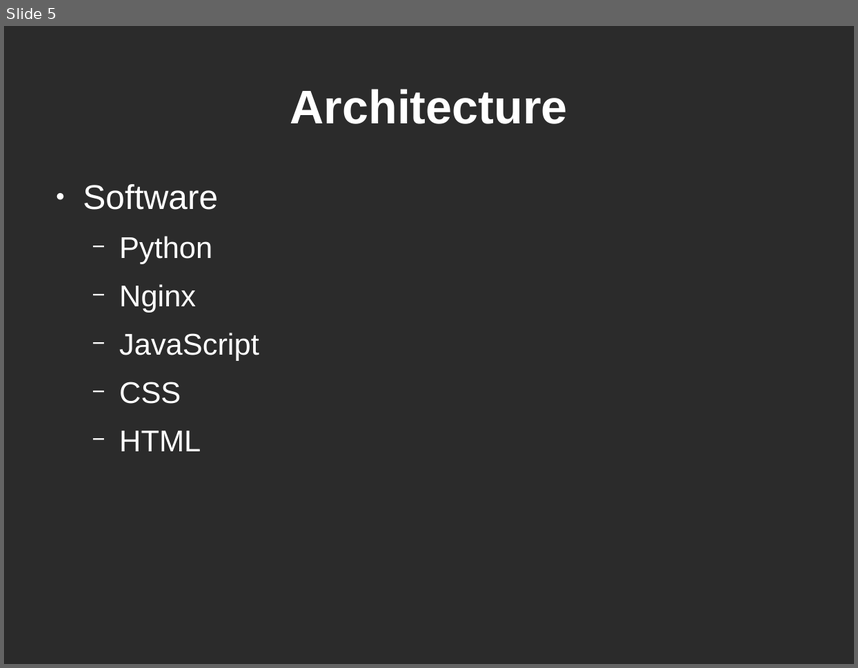
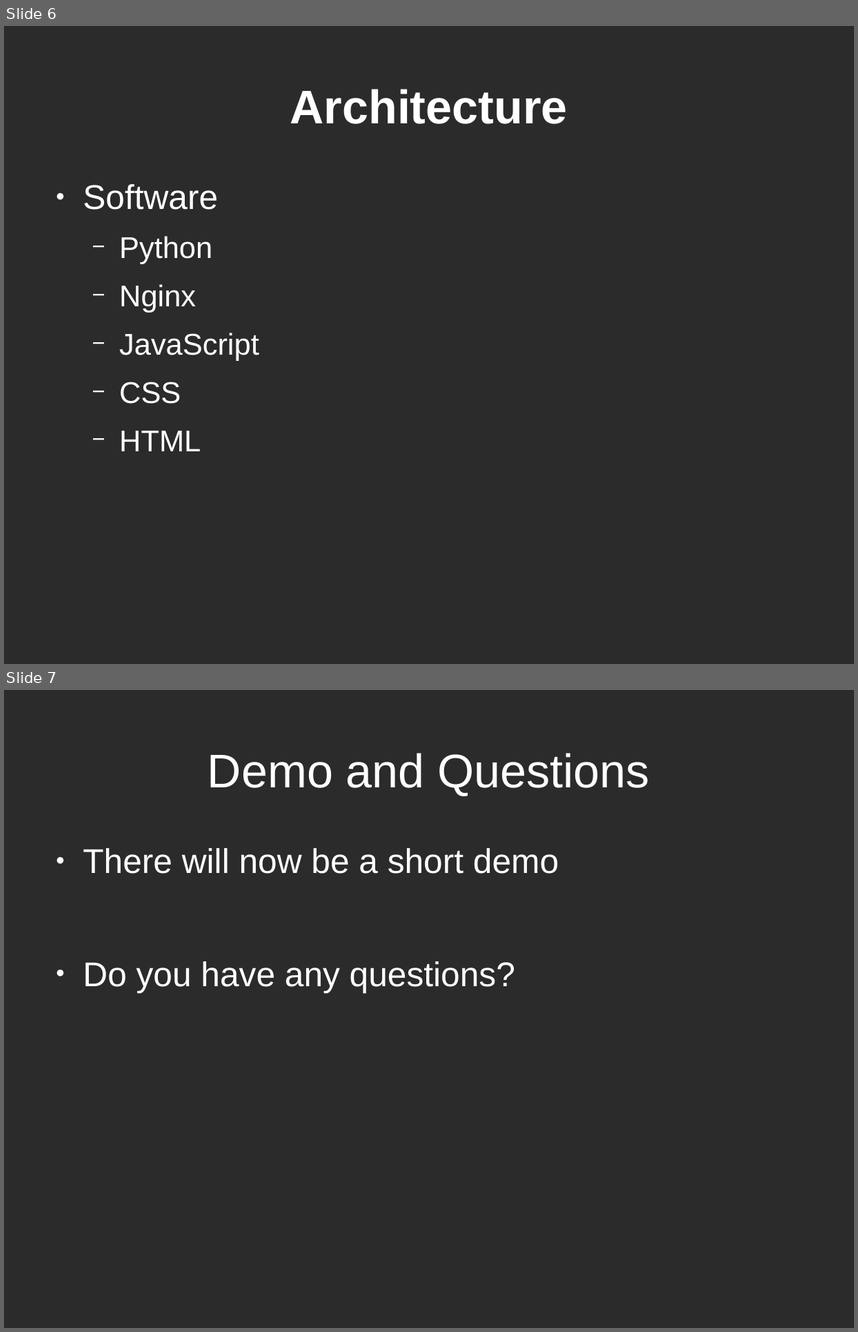
Before and after one commit to kamicavi/WeHaveIdea-Presentation, a slide deck: presentation.odp. Shown one above the other, each under a label of ours: slide 5 before the commit, slides 6 and 7 after it. The pictures are 858x668 and 858x1332 pixels, drawn with LibreOffice and Linux fonts; fonts in the diff are those of the drawing; background and template pictures are left out; a plain dark background stands for a picture behind light text. Boxes give left, top, right and bottom in pixels: in the first picture for what was removed or moved away, otherwise in the second. Text is boxed around its words. In the diff, an @@ line names an element or a change of style, - is before the commit and + after.

```diff
--- a/presentation.odp
+++ b/presentation.odp
@@ slide 7 added at <box>4,690,854,1328</box>, background picture (left out) @@
@@ title added at <box>208,753,650,796</box>, 44 pt, text #FFFFFF @@
+Demo and Questions
@@ text added at <box>83,848,559,992</box>, 32 pt, text #FFFFFF @@
+● There will now be a short demo
+● Do you have any questions?
@@ what was slide 5 is now slide 6 @@
```
Also in this commit, not shown: 1 slide changed, 2 other slides added, 1 other file.
